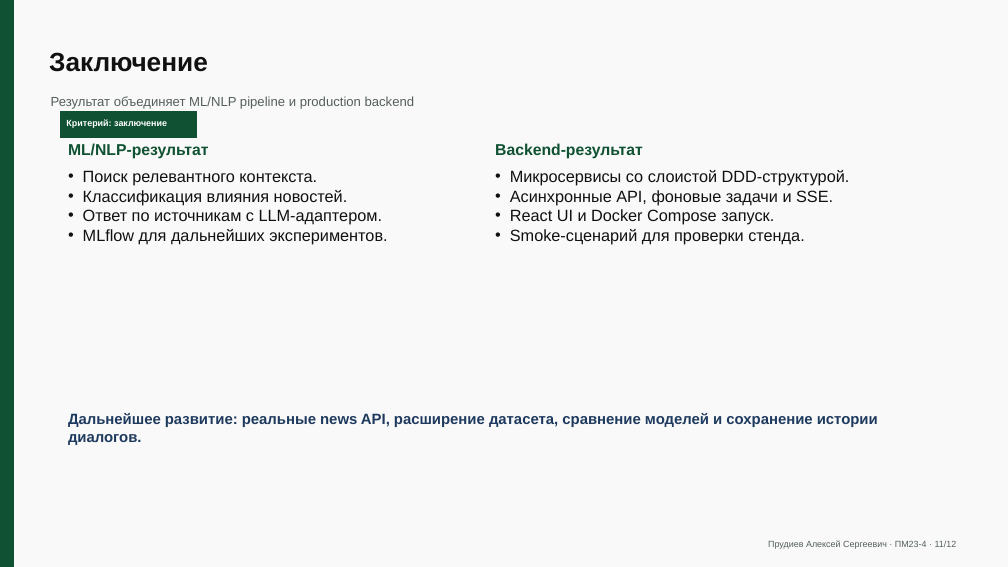
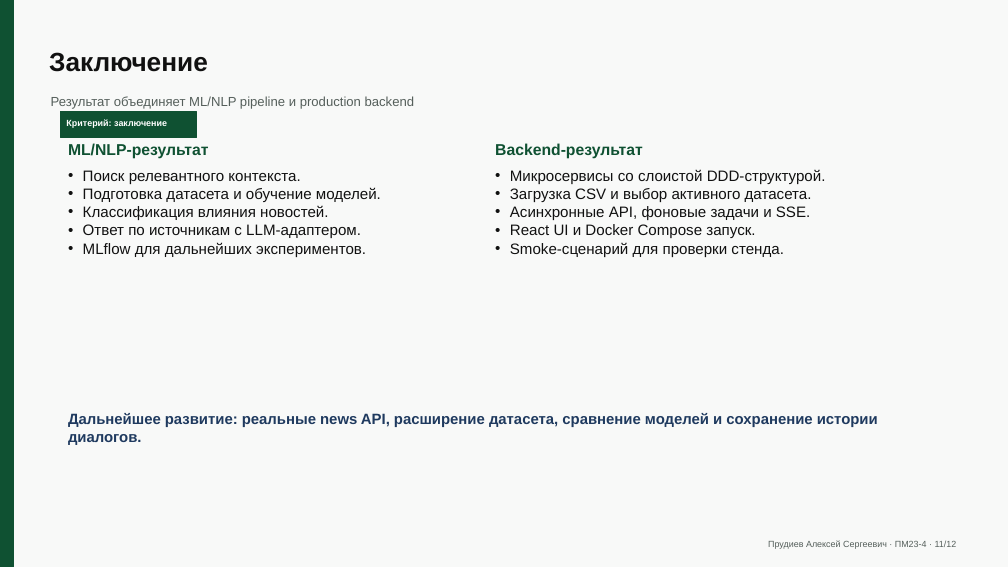
Before and after one commit to alexeydev22/news-analysis, a slide deck: slide 11 of docs/final/coursework-defense-presentation.pptx. Drawn at 1008x567 pixels with LibreOffice and Linux fonts; fonts in the diff are those of the drawing. Boxes give left, top, right and bottom in pixels: in the first picture for what was removed or moved away, otherwise in the second. Text is boxed around its words. In the diff, an @@ line names an element or a change of style, - is before the commit and + after.

```diff
--- a/docs/final/coursework-defense-presentation.pptx
+++ b/docs/final/coursework-defense-presentation.pptx
@@ text at (x1=83, y1=170, x2=366, y2=257): size 15.5 to 14.4 pt in "Поиск релевантного контекста.", "Классификация влияния новостей.", "Ответ по источникам с LLM-адаптером.", "MLflow для дальнейших экспериментов." @@
@@ text at (x1=510, y1=169, x2=826, y2=257): size 15.5 to 14.4 pt in "Микросервисы со слоистой DDD-структурой.", "Асинхронные API, фоновые задачи и SSE.", "React UI и Docker Compose запуск.", "Smoke-сценарий для проверки стенда." @@
@@ text at (x1=83, y1=187, x2=381, y2=202): paragraph added @@
+• Подготовка датасета и обучение моделей.
@@ text at (x1=510, y1=188, x2=812, y2=202): paragraph added @@
+• Загрузка CSV и выбор активного датасета.
```
Also in this commit, not shown: 6 other slides changed, 23 other files.
